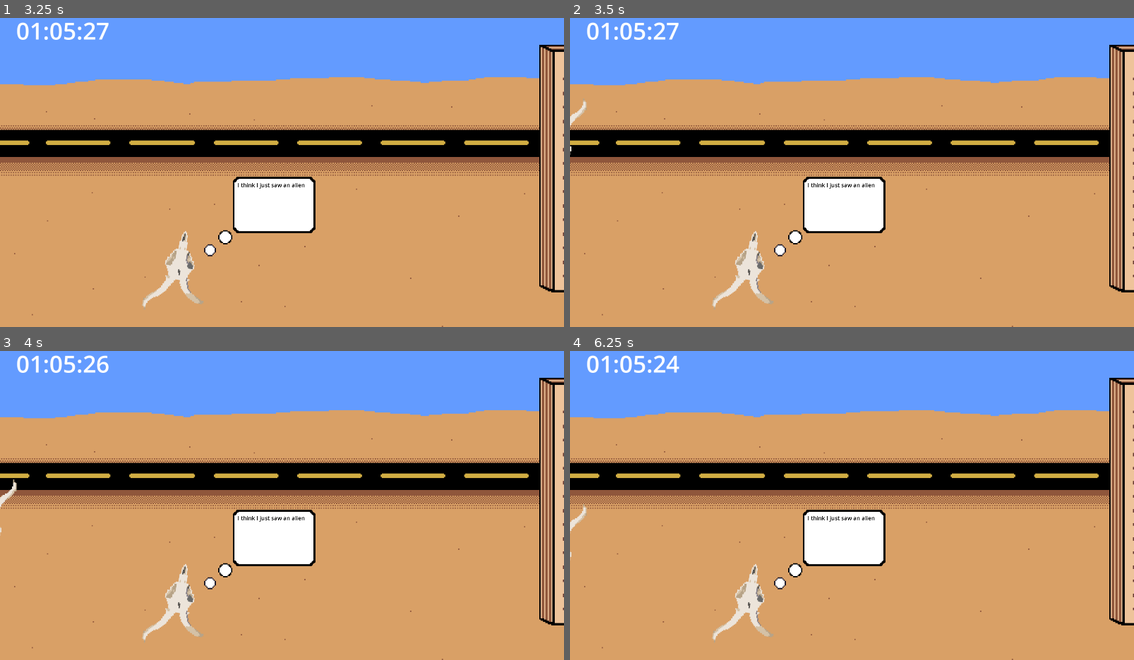
Above: before the commit, frames 1-4 (two rows, left to right).
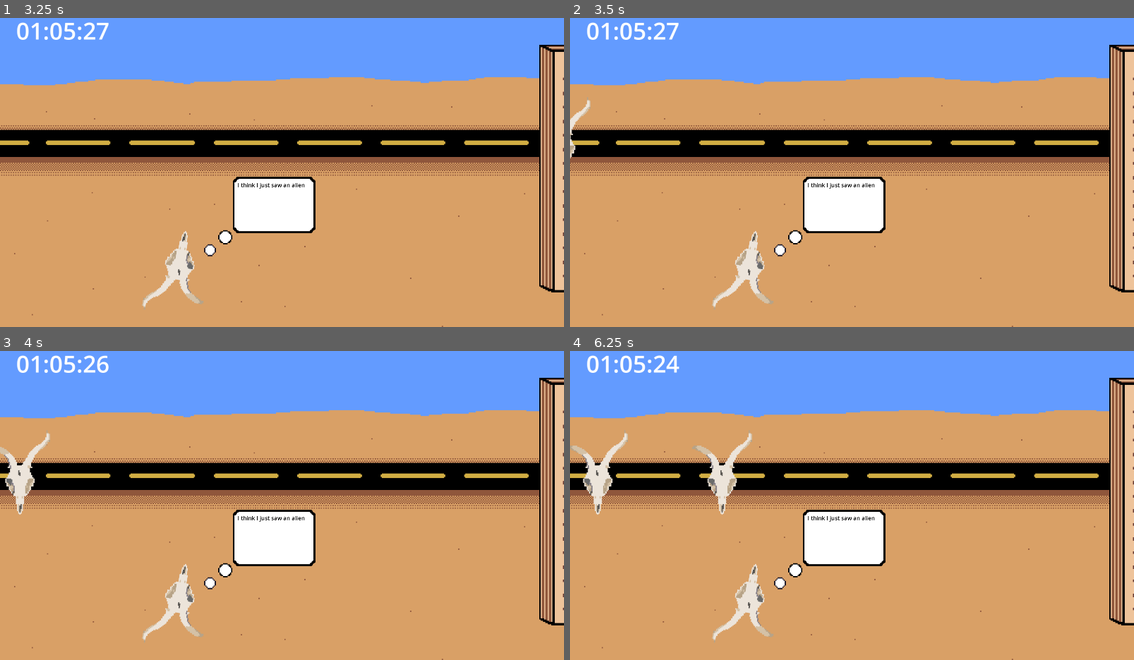
Above: after the commit, the same moments.

Repository: Beepered/SkeletonThingamaling
Game: Godot game, scene res://levels/level.tscn
Two runs of this game, one before a commit and one after it. Both use one fixed random seed, a clock stepped at 60 frames per second and the inputs below.
Inputs (mouse positions are in pixels of both pictures, inside the frame that each line leads up to):
- Up to frame 1 (3.25 s): tap Enter at 0.5, 2.75 s; move the mouse to (406, 153) at 0.52 s; click (406, 153) at 0.67 s; tap Space at 1.25 s; move the mouse to (169, 184) at 1.27 s; click (169, 184) at 1.42 s; move the mouse to (338, 98) at 2.02 s; click (338, 98) at 2.17 s; move the mouse to (253, 231) at 2.77 s; click (253, 231) at 2.92 s
- Up to frame 2 (3.5 s): no input
- Up to frame 3 (4 s): move the mouse to (451, 548) at 3.52 s; click (451, 548) at 3.67 s
- Up to frame 4 (6.25 s): move the mouse to (682, 452) at 4.27 s; click (682, 452) at 4.42 s; move the mouse to (880, 502) at 5.02 s; click (880, 502) at 5.17 s; move the mouse to (767, 422) at 5.77 s; click (767, 422) at 5.92 s

Frame 1 is identical in both runs. In frame 2, 0.2% of the frame differs, in the area x 0-4%, y 25-46%; in frame 3, 0.8%; in frame 4, 1.6%, in the area x 0-33%, y 25-68%.

Commit message:
changed car scene from Rigidbody to Node2D and added array to select car sprites for spawner

Diff:
--- a/Carter/Car.tscn
+++ b/Carter/Car.tscn
@@ -1,9 +1,9 @@
-[gd_scene load_steps=3 format=3 uid="uid://cm0kxjvats888"]
+[gd_scene load_steps=3 format=3 uid="uid://ept6lhxifuh3"]
 
 [ext_resource type="Script" path="res://Carter/carMovement.gd" id="1_m1qam"]
 [ext_resource type="Texture2D" uid="uid://bua14u4d86kui" path="res://sprites/Skull.png" id="2_xhykn"]
 
-[node name="Car" type="RigidBody2D"]
+[node name="Car" type="Node2D"]
 script = ExtResource("1_m1qam")
 
 [node name="Sprite2D" type="Sprite2D" parent="."]
--- a/Carter/carMovement.gd
+++ b/Carter/carMovement.gd
@@ -1,12 +1,16 @@
-extends RigidBody2D
+extends Node2D
 
+@onready var sprite : Sprite2D = $Sprite2D  # Reference to the sprite node
+var speed : float = 200  # Adjust speed as needed
 
-var speed = 200  # Adjust speed as needed
-
-func _process(delta):
+func _process(delta: float) -> void:
 	# Move the car to the right
 	position.x += speed * delta
 
-	# Check if the car is off-screen (Brendan: a little farther because it deletes when the car is still half-way on screen)
-	if position.x > get_viewport_rect().size.x + 200:
+	# Check if the car is off-screen
+	if position.x > get_viewport_rect().size.x:
 		queue_free()  # Remove the car from the scene
+
+# Function to set the car sprite texture
+func set_sprite_texture(texture: Texture2D) -> void:
+	sprite.texture = texture
--- a/Carter/carSpawner.gd
+++ b/Carter/carSpawner.gd
@@ -1,12 +1,14 @@
 extends Node2D
 
 @export var car_scene : PackedScene  # Assign the Car scene in the Inspector
+@export var car_sprites : Array[Texture2D]  # Array to store car textures
 var timer : float = 0.0
 var spawn_interval : float = 0.0  # Initialize spawn interval
-var spawnMin = 2; var spawnMax = 4
+@export var spawnMin : float = 2.0
+@export var spawnMax : float = 4.0
 
 func _ready() -> void:
-	# Set the initial spawn interval to a random value between 30 and 60 seconds
+	# Set the initial spawn interval to a random value between spawnMin and spawnMax seconds
 	spawn_interval = randf_range(spawnMin, spawnMax)
 
 func _process(delta: float) -> void:
@@ -14,11 +16,17 @@
 	if timer >= spawn_interval:
 		timer = 0
 		spawn_car()
-		# Set the next spawn interval to a new random value between 30 and 60 seconds
+		# Set the next spawn interval to a new random value within the range
 		spawn_interval = randf_range(spawnMin, spawnMax)
 
 func spawn_car() -> void:
 	print("spawn car")
-	var car = car_scene.instantiate()  # Use instantiate() instead of instance()
-	car.position = position  # Spawn at spawner position
+	var car = car_scene.instantiate()  # Instantiate a new car
+	car.position = position  # Set the car position to the spawner's position
+
+	# Pick a random texture from the car_sprites array
+	if car_sprites.size() > 0:
+		var random_texture = car_sprites[randi() % car_sprites.size()]
+		car.set_sprite_texture(random_texture)  # Set the car's sprite texture
+
 	get_parent().add_child(car)
Not shown: 1 places in Carter/Spawner.tscn that only renumber resources
